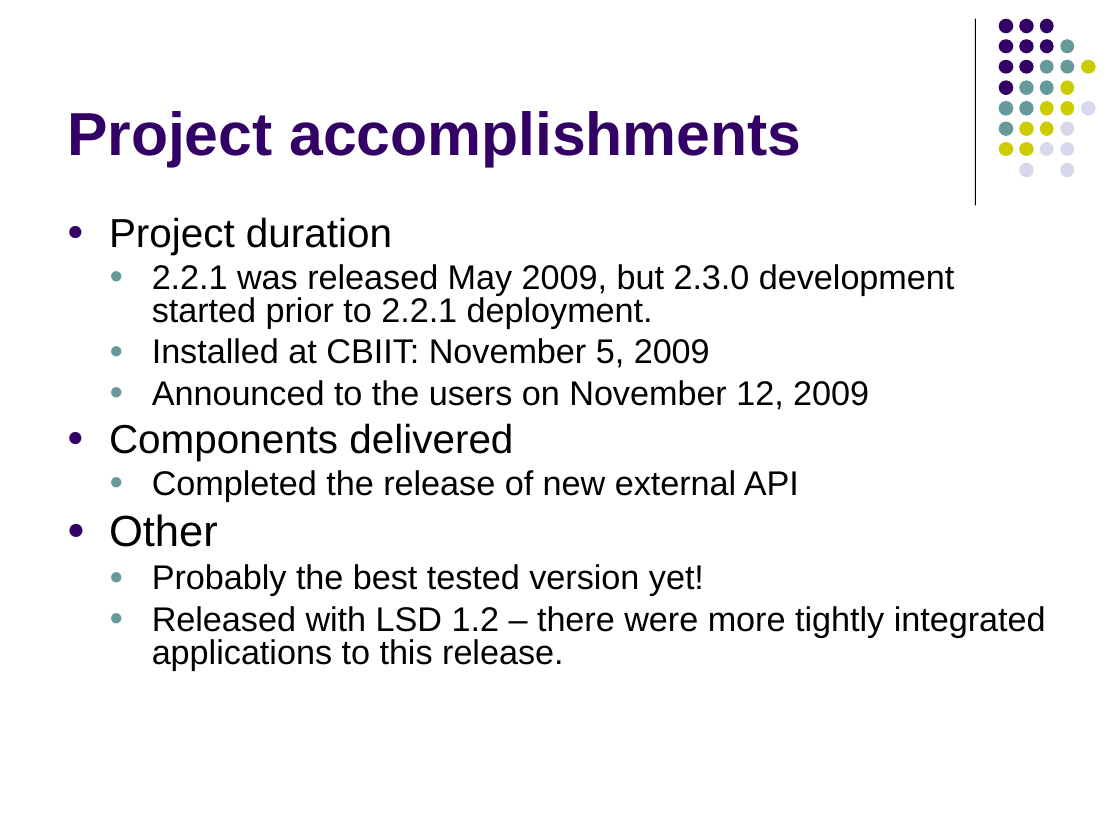
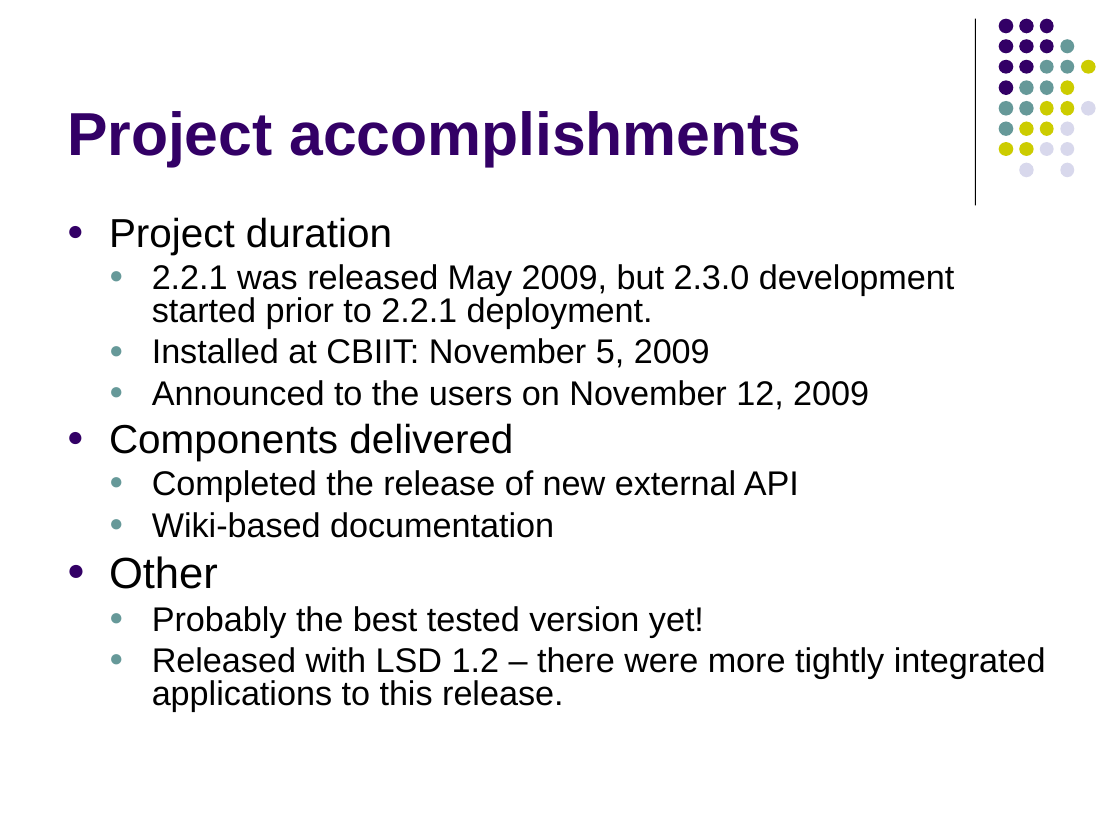
Before and after one commit to NCIP/caarray-docs, a slide deck: slide 3 of project_management/reports/2.3.0_project_portmortem.ppt. Drawn at 1120x840 pixels with LibreOffice and Linux fonts; fonts in the diff are those of the drawing. Boxes give left, top, right and bottom in pixels: in the first picture for what was removed or moved away, otherwise in the second. Text is boxed around its words. In the diff, an @@ line names an element or a change of style, - is before the commit and + after.

```diff
--- a/project_management/reports/2.3.0_project_portmortem.ppt
+++ b/project_management/reports/2.3.0_project_portmortem.ppt
@@ text at [152,512,554,538]: paragraph added @@
+  ● Wiki-based documentation
```
Also in this commit, not shown: 2 other slides changed.
